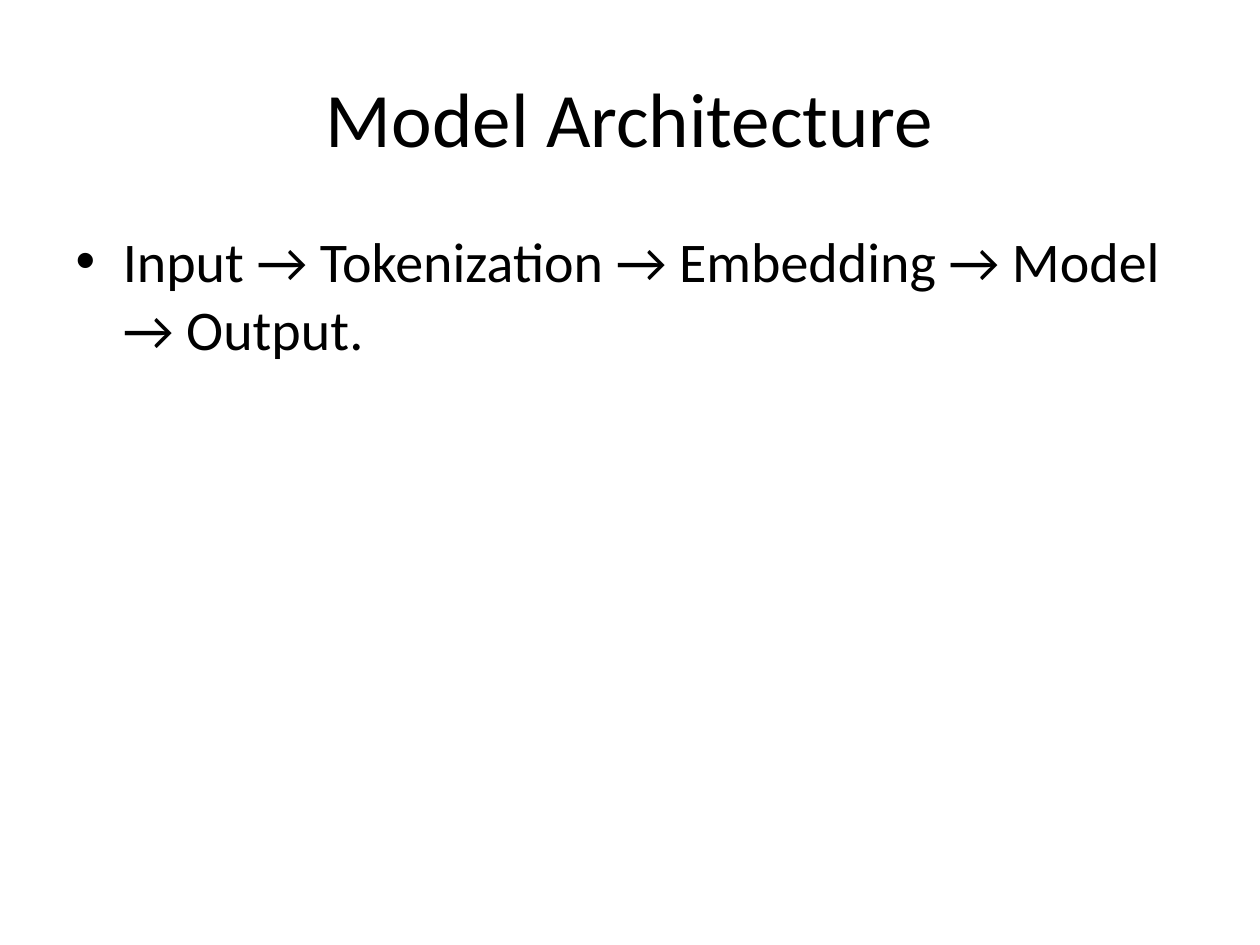
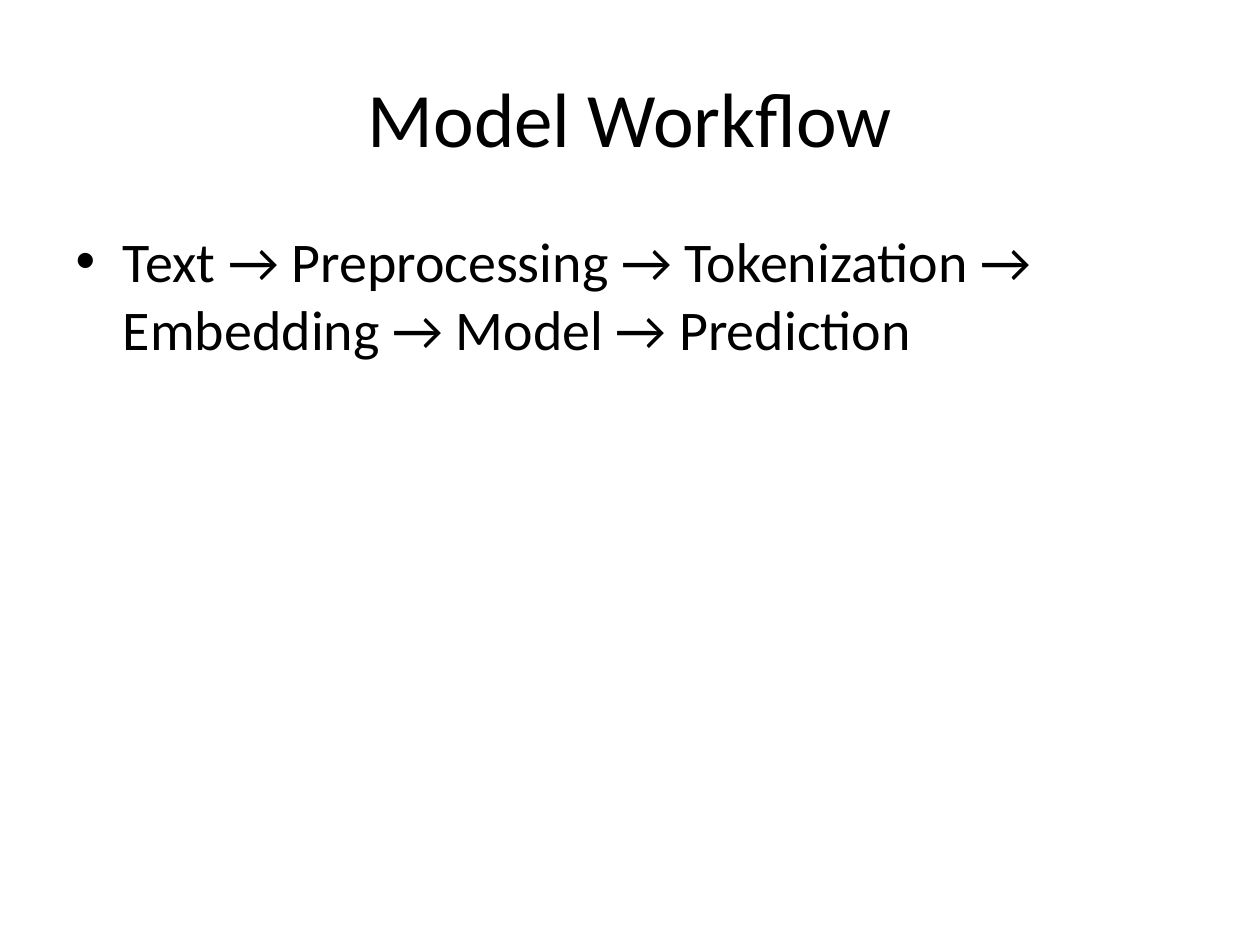
Before and after one commit to Keerthick2309/Suicidal-Detection-AI, a slide deck: slide 7 of Suicide_AI_Project_Presentation.pptx. Drawn at 1260x945 pixels with LibreOffice and Linux fonts; fonts in the diff are those of the drawing. Boxes give left, top, right and bottom in pixels: in the first picture for what was removed or moved away, otherwise in the second. Text is boxed around its words. In the diff, an @@ line names an element or a change of style, - is before the commit and + after.

```diff
--- a/Suicide_AI_Project_Presentation.pptx
+++ b/Suicide_AI_Project_Presentation.pptx
@@ title at bbox=[368, 93, 892, 148]: text changed @@
-Model Architecture
+Model Workflow
@@ text at bbox=[123, 243, 967, 360]: text changed @@
-• Input → Tokenization → Embedding → Model → Output.
+• Text → Preprocessing → Tokenization → Embedding → Model → Prediction
```
Also in this commit, not shown: 9 other slides changed, 2 slides added, 1 slide removed.
